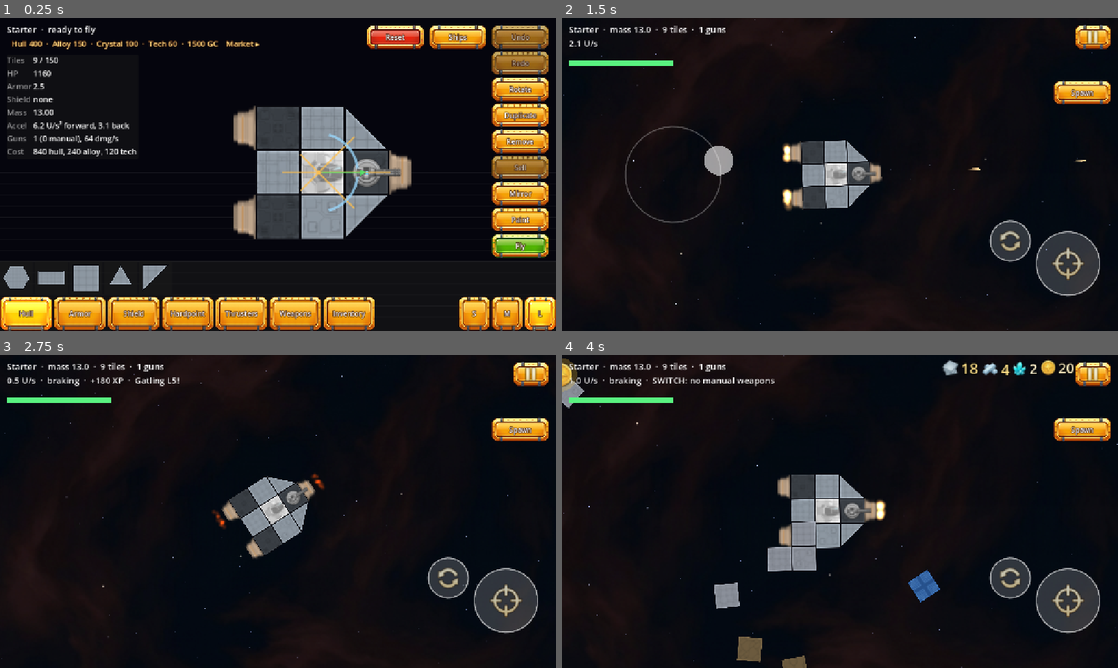
Above: before the commit, frames 1-4 (two rows, left to right).
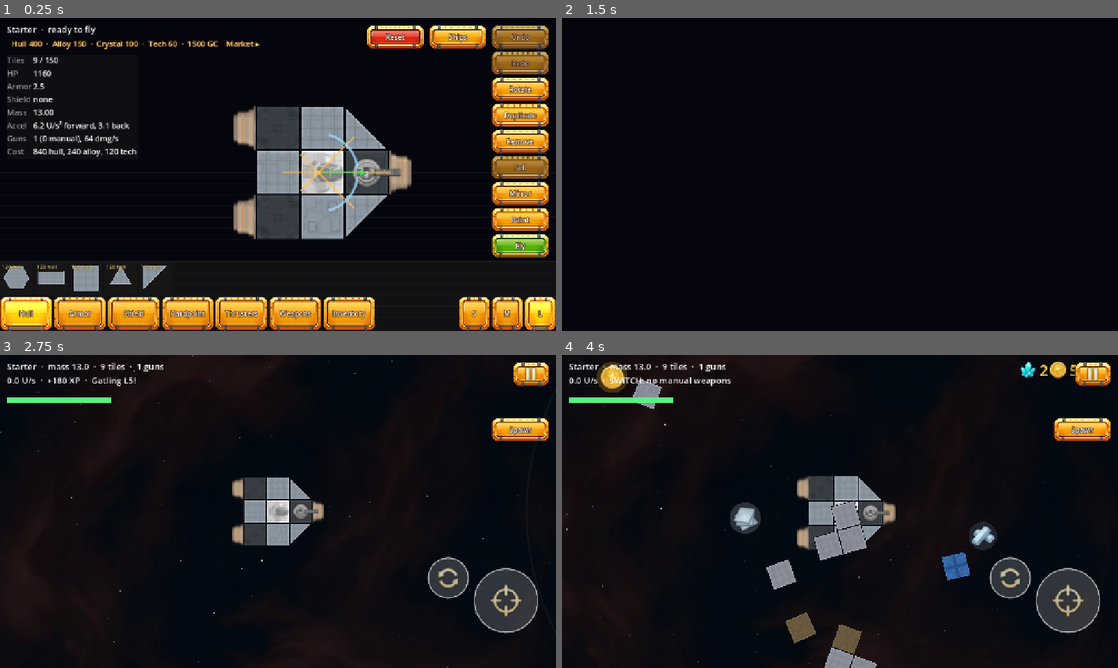
Above: after the commit, the same moments.

Repository: HermanRas/MobileSpaceShooter
Game: Godot game, scene res://dev_preview/drive_stocked.tscn
The game is run twice, just before and just after one commit, with the same random seed, the same clock (stepped at 60 frames per second) and the same inputs. This scene is started directly instead of the project's main scene.
Inputs (mouse positions are in pixels of both pictures, inside the frame that each line leads up to):
- Up to frame 1 (0.25 s): no input
- Up to frame 2 (1.5 s): click "L" at 0.5 s; tap Enter at 1.25 s; drag from (673, 174) to (895, 105) at 1.27 s
- Up to frame 3 (2.75 s): drag from (505, 599) to (250, 574) at 2.02 s
- Up to frame 4 (4 s): move the mouse to (1012, 577) at 2.77 s; hold D (move_right) 2.78-3.5 s; hold = (zoom_in) 2.78-3.5 s; click (1012, 577) at 2.92 s; drag from (812, 574) to (673, 464) at 3.52 s

The runs differ from the first frame. In frame 1, 0.2% of the frame differs, in the area x 0-29%, y 78-81%; in frame 2, 11%, in the area x 0-99%, y 0-100%; in frame 3, 2.9%; in frame 4, 9.4%.

Commit message:
Owned hangar (8.5): prices on every swatch, unaffordable ones greyed with the shortfall
- HangarPalette prices tiles, thrusters and guns, and marks swatches in place after each edit
- Inventory.shortfall / cost_text (tested); a short swatch won't pick up
- Corner price and note drawn on an overlay over the tile mesh
- PLAN: 8.5 and 8.6 done (8.6 was built in 4.8a, 4.8c and 7.3)

Co-Authored-By: Claude Opus 5.5 <noreply@anthropic.com>

Diff:
--- a/game/dev_preview/drive_stocked.gd
+++ b/game/dev_preview/drive_stocked.gd
@@ -119,8 +119,22 @@
 	_check(_hangar.editor.blueprint.tiles.size() == tiles, "with no hull, it's refused")
 	_check(_hangar._notice.text == "Not enough hull" and _hangar._notice.modulate.a > 0.5,
 			"and the hangar says why (%s)" % _hangar._notice.text)
+	# 8.5: once the palette knows the wallet, a tile it can't pay for is greyed out, saying what's
+	# missing, and won't even pick up.
+	_hangar._on_changed()
+	await _frames(2)
+	var swatch := _swatch("triangle")
+	var cost: Dictionary = _hangar.placement.tiles.tile(&"hull").cost(&"L")
+	_check(swatch.short == "need %d hull" % int(cost[&"hull"]), "a swatch it can't afford is greyed: %s" % swatch.short)
+	_check(swatch.corner == Inventory.cost_text(cost), "and every swatch shows its price (%s)" % swatch.corner)
+	await _frames(1)
+	_save_shot("drive_stocked_short.png")
+	await _drag(0, swatch.get_global_rect().get_center(), target)
+	_check(_hangar.editor.blueprint.tiles.size() == tiles and _hangar._carry.is_empty(), "and it doesn't pick up")
 	_hangar.editor.stock.wallet[&"hull"] = hull
 	_hangar._on_changed()
+	await _frames(2)
+	_check(_swatch("triangle").short.is_empty(), "with the hull back, it's live again")
 
 
 func _step_the_stock_survives_a_reload() -> void:
--- a/game/src/model/inventory.gd
+++ b/game/src/model/inventory.gd
@@ -56,6 +56,25 @@
 		if int(cost[resource]) > amount(resource):
 			return resource
 	return &""
+
+
+## How much more of each resource `cost` needs than the wallet holds ({} when it can be paid).
+func shortfall(cost: Dictionary) -> Dictionary:
+	var out := {}
+	for resource: StringName in cost:
+		var missing := int(cost[resource]) - amount(resource)
+		if missing > 0:
+			out[resource] = missing
+	return out
+
+
+## A cost or a shortfall in words: "40 hull 12 alloy", "300 GC" (8.5's palette swatches).
+static func cost_text(cost: Dictionary) -> String:
+	var parts: PackedStringArray = []
+	for resource: StringName in MATERIALS + [GC]:
+		if int(cost.get(resource, 0)) > 0:
+			parts.append("%d %s" % [int(cost[resource]), "GC" if resource == GC else String(resource)])
+	return " ".join(parts)
 
 
 ## Takes `cost` from the wallet; false (and nothing taken) if it can't.
--- a/game/src/ui/hangar/hangar.gd
+++ b/game/src/ui/hangar/hangar.gd
@@ -1062,6 +1062,7 @@
 
 	_palette = HangarPalette.new()
 	_palette.shapes = placement.shapes
+	_palette.tiles = placement.tiles
 	_palette.set_anchors_preset(Control.PRESET_BOTTOM_WIDE)
 	_palette.grow_vertical = Control.GROW_DIRECTION_BEGIN
 	_palette.drag_started.connect(_start_carry_new)
--- a/game/src/ui/hangar/palette.gd
+++ b/game/src/ui/hangar/palette.gd
@@ -55,7 +55,13 @@
 ## Creative: the level new guns get (7.1), L1 to the XP curve's top.
 var gun_level: int = 1
 ## The profile's stock and the ship it's building (for which guns are loose); null in Creative.
+## With a stock, every swatch shows its price, and one the wallet can't pay for is greyed out with
+## what's missing written across it (8.5).
 var stock: Inventory
+## Tile costs by type and size (for the prices).
+var tiles: TileLib
+## The swatches with a price now: [swatch, cost].
+var _priced: Array = []
 var ship: Blueprint
 ## The mount type an inventory gun goes on, or &"" for the one it had.
 var refit_to: StringName = &""
@@ -109,6 +115,7 @@
 func _refresh_shapes() -> void:
 	for child in _shape_row.get_children():
 		child.queue_free()
+	_priced.clear()
 	for size_button in _size_buttons:
 		size_button.visible = type != WEAPONS and type != INVENTORY  # guns come in one size
 	if type == INVENTORY:
@@ -128,11 +135,14 @@
 		swatch.mesh = ShipMesh.swatch_mesh(swatch.polygon, type, HangarEditor.DEFAULT_PAINT)
 		swatch.scale_hint = {&"S": 0.45, &"M": 0.7, &"L": 1.0}[tile_size]
 		swatch.tooltip_text = String(shape_id)
+		if stock != null and tiles != null and tiles.tile_ids().has(type):
+			_price(swatch, tiles.tile(type).cost(tile_size))
 		swatch.gui_input.connect(func(event: InputEvent) -> void:
-			if _is_press(event):
+			if _is_press(event) and swatch.short.is_empty():
 				drag_started.emit(type, shape_id, tile_size)
 				accept_event())
 		_shape_row.add_child(swatch)
+	_mark_prices()
 
 
 func _thruster_row() -> void:
@@ -147,12 +157,13 @@
 		swatch.caption = thrusters.display_name(type_id)
 		swatch.tooltip_text = String(type_id)
 		if stock != null:
-			swatch.corner = "%d GC" % thrusters.spec(type_id, tile_size, level)["price_gc"]
+			_price(swatch, {Inventory.GC: int(thrusters.spec(type_id, tile_size, level)["price_gc"])})
 		swatch.gui_input.connect(func(event: InputEvent) -> void:
-			if _is_press(event):
+			if _is_press(event) and swatch.short.is_empty():
 				thruster_drag_started.emit(type_id, tile_size, level)
 				accept_event())
 		_shape_row.add_child(swatch)
+	_mark_prices()
 	_shape_row.add_child(_spacer())
 	var level_group := ButtonGroup.new()
 	for n in range(1, 4):
@@ -199,9 +210,9 @@
 				names.append(weapons.mount_type(StringName(each)).get("name", each))
 			swatch.note = "%s only" % " / ".join(names)
 		if stock != null:
-			swatch.corner = "%d GC" % weapons.weapon(weapon_id)["price_gc"]
+			_price(swatch, {Inventory.GC: int(weapons.weapon(weapon_id)["price_gc"])})
 		swatch.gui_input.connect(func(event: InputEvent) -> void:
-			if _is_press(event) and weapons.allows(weapon_id, mount_type):
+			if _is_press(event) and weapons.allows(weapon_id, mount_type) and swatch.short.is_empty():
 				weapon_drag_started.emit(weapon_id, mount_type, weapons.mode_for(mount_type, mode))
 				accept_event())
 		_shape_row.add_child(swatch)
@@ -266,12 +277,30 @@
 	_refresh_shapes()
 
 
-## Shows the stock now (after an edit); the Inventory tab is redrawn if it's open.
+## Shows the stock now (after an edit): the Inventory tab is redrawn if it's open, and the other
+## tabs' swatches greyed or not by what the wallet holds now.
 func show_stock(new_stock: Inventory, new_ship: Blueprint) -> void:
 	stock = new_stock
 	ship = new_ship
 	if type == INVENTORY:
 		_refresh_shapes()
+	else:
+		_mark_prices()
+
+
+## `swatch` costs `cost`: its price in the corner, and it's marked by `_mark_prices`.
+func _price(swatch: _ShapeSwatch, cost: Dictionary) -> void:
+	swatch.corner = Inventory.cost_text(cost)
+	_priced.append([swatch, cost])
+
+
+## Greys out each priced swatch the wallet can't pay for, with what's missing across it.
+func _mark_prices() -> void:
+	for entry: Array in _priced:
+		var swatch: _ShapeSwatch = entry[0]
+		if is_instance_valid(swatch):
+			var missing := stock.shortfall(entry[1])
+			swatch.set_short("need " + Inventory.cost_text(missing) if not missing.is_empty() else "")
 
 
 func _stock_row() -> void:
@@ -409,21 +438,64 @@
 	var disabled := false
 	## Why it's disabled ("Fixed only"), written across the dimmed part.
 	var note: String = ""
+	## What the wallet is missing to buy it ("need 40 hull"), or "": it's dimmed while it's short.
+	var short: String = ""
 	var _mesh_view: MeshInstance2D
+	## Over the mesh: the corner text, and the note or shortfall written across the swatch.
+	var _across := Control.new()
 
 	func _ready() -> void:
 		texture_filter = CanvasItem.TEXTURE_FILTER_LINEAR_WITH_MIPMAPS
-		if mesh == null or not Assets.has_real_art(ShipMesh.ATLAS_ID):
+		if mesh != null and Assets.has_real_art(ShipMesh.ATLAS_ID):
+			if _ship_material == null:
+				_ship_material = ShipMesh.make_material()
+			_mesh_view = MeshInstance2D.new()
+			_mesh_view.mesh = mesh
+			_mesh_view.material = _ship_material
+			_mesh_view.modulate.a = 0.35 if _dim() else 1.0
+			add_child(_mesh_view)
+			resized.connect(_place_mesh)
+			_place_mesh()
+		# Last, so it draws over the mesh; a container child, so it fills the swatch.
+		_across.mouse_filter = Control.MOUSE_FILTER_IGNORE
+		_across.draw.connect(func() -> void:
+			if not corner.is_empty():
+				_across.draw_string_outline(get_theme_default_font(), Vector2(4, 16), corner, HORIZONTAL_ALIGNMENT_LEFT,
+						size.x - 8, 12, 3, Color(0, 0, 0, 0.8))
+				_across.draw_string(get_theme_default_font(), Vector2(4, 16), corner, HORIZONTAL_ALIGNMENT_LEFT, size.x - 8, 12,
+						Color(1, 0.85, 0.5))
+			var text := note if not note.is_empty() else short
+			if not text.is_empty():
+				_draw_across(_across, text, Color(1, 0.85, 0.5) if not note.is_empty() else Color(1.0, 0.45, 0.4)))
+		add_child(_across)
+
+	## `text` across the middle, outlined: on one line if it fits at a readable size, else its first
+	## word over the rest ("need" / "120 hull").
+	static func _draw_across(on: Control, text: String, colour: Color) -> void:
+		var font := on.get_theme_default_font()
+		var size := on.size
+		var lines := PackedStringArray([text])
+		if font.get_string_size(text, HORIZONTAL_ALIGNMENT_LEFT, -1, 11).x > size.x - 16 and " " in text:  # room for the outline
+			lines = PackedStringArray([text.get_slice(" ", 0), text.substr(text.find(" ") + 1)])
+		for i in lines.size():
+			var font_size := 12
+			while font_size > 8 and font.get_string_size(lines[i], HORIZONTAL_ALIGNMENT_LEFT, -1, font_size).x > size.x - 10:
+				font_size -= 1
+			var at := Vector2(0, size.y * 0.5 + 4 + (i - (lines.size() - 1) * 0.5) * 13)
+			on.draw_string_outline(font, at, lines[i], HORIZONTAL_ALIGNMENT_CENTER, size.x, font_size, 4, Color(0, 0, 0, 0.9))
+			on.draw_string(font, at, lines[i], HORIZONTAL_ALIGNMENT_CENTER, size.x, font_size, colour)
+
+	func set_short(text: String) -> void:
+		if text == short:
 			return
-		if _ship_material == null:
-			_ship_material = ShipMesh.make_material()
-		_mesh_view = MeshInstance2D.new()
-		_mesh_view.mesh = mesh
-		_mesh_view.material = _ship_material
-		_mesh_view.modulate.a = 0.35 if disabled else 1.0
-		add_child(_mesh_view)
-		resized.connect(_place_mesh)
-		_place_mesh()
+		short = text
+		if _mesh_view != null:
+			_mesh_view.modulate.a = 0.35 if _dim() else 1.0
+		queue_redraw()
+		_across.queue_redraw()
+
+	func _dim() -> bool:
+		return disabled or not short.is_empty()
 
 	func _place_mesh() -> void:
 		_mesh_view.position = size * 0.5
@@ -440,28 +512,20 @@
 		var side := minf(size.x, size.y)
 		var icon := Rect2((size - Vector2.ONE * side) * 0.5, Vector2.ONE * side)
 		var art := _mesh_view != null or (weapon != &"" and GunView.draw_icon(self, weapon, mount, icon,
-				0.35 if disabled else 1.0))
+				0.35 if _dim() else 1.0))
 		if not art:
 			var s := _px_per_u()
 			var points := PackedVector2Array()
 			for p in polygon:
 				points.append(size * 0.5 + p * s)
-			draw_colored_polygon(points, Color(fill, 0.35) if disabled else fill)
+			draw_colored_polygon(points, Color(fill, 0.35) if _dim() else fill)
 			draw_polyline(points + PackedVector2Array([points[0]]), Color(0, 0, 0, 0.8), 2.0, true)
-		if not note.is_empty():
-			draw_string_outline(get_theme_default_font(), Vector2(0, size.y * 0.5 + 4), note, HORIZONTAL_ALIGNMENT_CENTER,
-					size.x, 12, 4, Color(0, 0, 0, 0.9))
-			draw_string(get_theme_default_font(), Vector2(0, size.y * 0.5 + 4), note, HORIZONTAL_ALIGNMENT_CENTER,
-					size.x, 12, Color(1, 0.85, 0.5))
 		if not caption.is_empty():
 			var font := get_theme_default_font()
 			var font_size := 14
 			while font_size > 9 and font.get_string_size(caption, HORIZONTAL_ALIGNMENT_LEFT, -1, font_size).x > size.x - 4:
 				font_size -= 1
 			draw_string(font, Vector2(0, size.y - 6), caption, HORIZONTAL_ALIGNMENT_CENTER, size.x, font_size)
-		if not corner.is_empty():
-			draw_string(get_theme_default_font(), Vector2(4, 16), corner, HORIZONTAL_ALIGNMENT_LEFT, size.x - 8, 12,
-					Color(1, 0.85, 0.5))
 		if bar >= 0.0:
 			draw_rect(Rect2(4, 20, size.x - 8, 4), Color(1, 1, 1, 0.15))
 			draw_rect(Rect2(4, 20, (size.x - 8) * clampf(bar, 0.0, 1.0), 4), Color(0.45, 0.85, 1.0))
--- a/game/tests/model/test_inventory.gd
+++ b/game/tests/model/test_inventory.gd
@@ -257,3 +257,11 @@
 		if gone != 0:
 			out[resource] = gone
 	return out
+
+
+func test_the_shortfall_says_what_is_missing() -> void:
+	var stock := Inventory.new()
+	stock.receive({&"hull": 30, &"gc": 500})
+	assert_eq(stock.shortfall({&"hull": 70, &"alloy": 12, &"gc": 100}), {&"hull": 40, &"alloy": 12})
+	assert_eq(stock.shortfall({&"hull": 30}), {}, "exactly enough is enough")
+	assert_eq(Inventory.cost_text({&"gc": 300, &"alloy": 12, &"hull": 40}), "40 hull 12 alloy 300 GC", "materials first, GC last")
Not shown, changed: Docs/PLAN.md
Not shown, added: game/dev_preview/drive_wavetime.gd.conflict2
